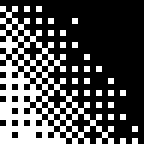
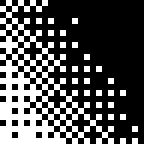
Before/after of a 144 × 144 layered artwork. What changed in the layer stack:
painted on "Road Shadow" over [6, 0, 48, 6]
